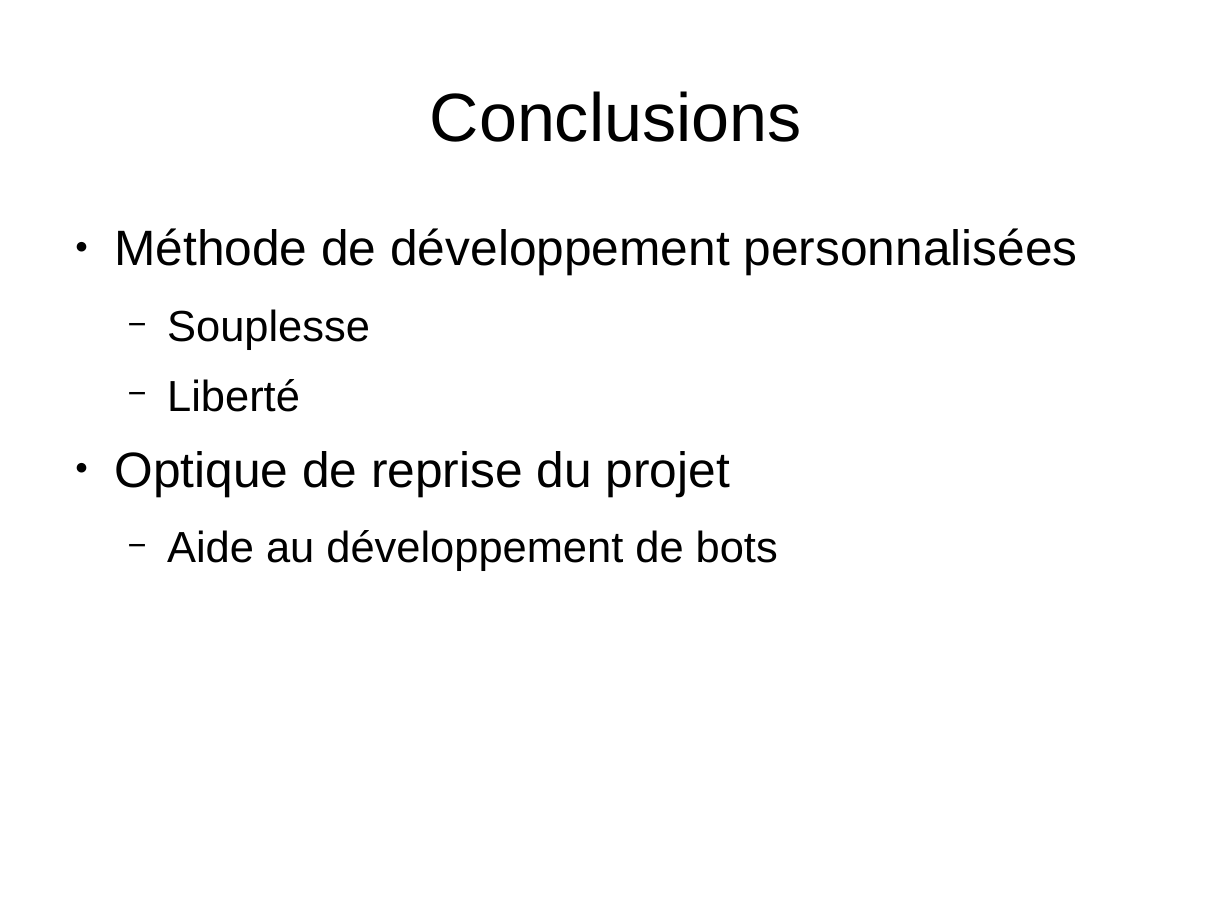
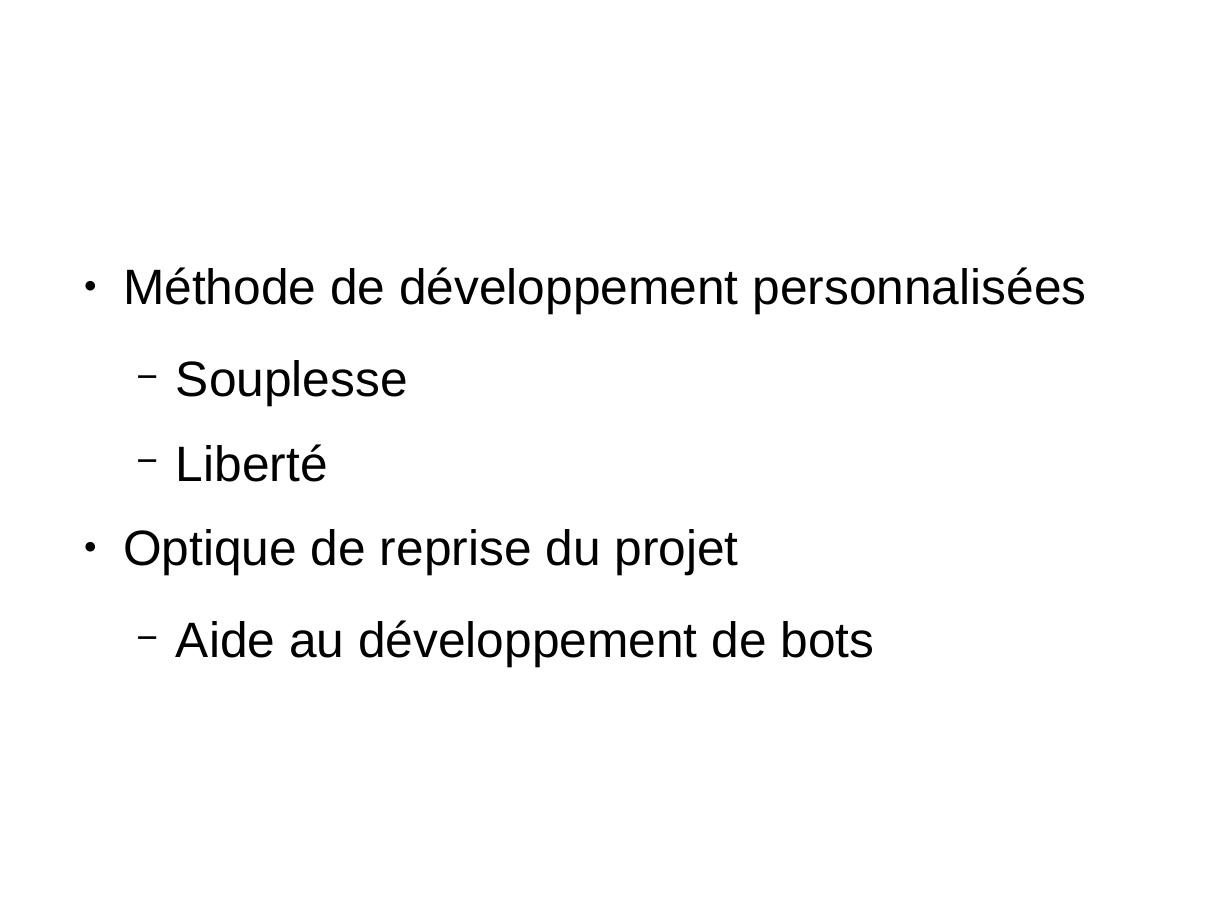
Before and after one commit to medrimonia/PFA-Nethack, a slide deck: slide 17 of papers/soutenance/soutenance.odp. Drawn at 1232x924 pixels with LibreOffice and Linux fonts; fonts in the diff are those of the drawing; background and template pictures are left out. Boxes give left, top, right and bottom in pixels: in the first picture for what was removed or moved away, otherwise in the second. Text is boxed around its words. In the diff, an @@ line names an element or a change of style, - is before the commit and + after.

```diff
--- a/papers/soutenance/soutenance.odp
+++ b/papers/soutenance/soutenance.odp
@@ title "Conclusions" at bbox=[61, 37, 931, 191]: size 44 to 56.1 pt, text colour #000000 to #FFFFFF; alignment centre to left @@
@@ text "Méthode de développement personnalisées": place and size @@
-text "Méthode de développement personnalisées" at bbox=[114, 228, 1078, 571]
+text "Méthode de développement personnalisées" at bbox=[123, 267, 1086, 666]
@@ text "Méthode de développement personnalisées" at bbox=[123, 267, 1086, 666]: size 28 to 32 pt in "Souplesse", "Liberté", "Aide au développement de bots"; more space between paragraphs @@
```
Also in this commit, not shown: 16 other slides changed.
